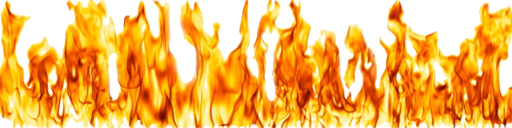
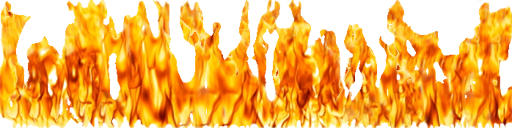
Comparing the layer stacks of the two (512, 128) images. Changes:
painted on "Layer 0 copy", masked it over [0, 0, 512, 128]
